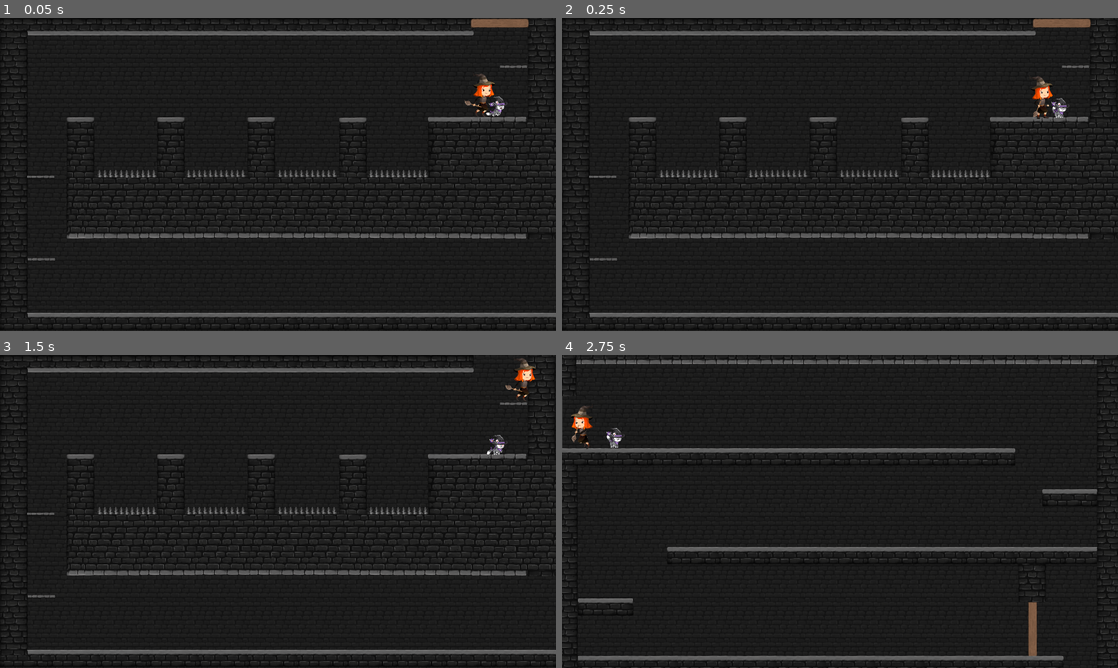
Above: before the commit, frames 1-4 (two rows, left to right).
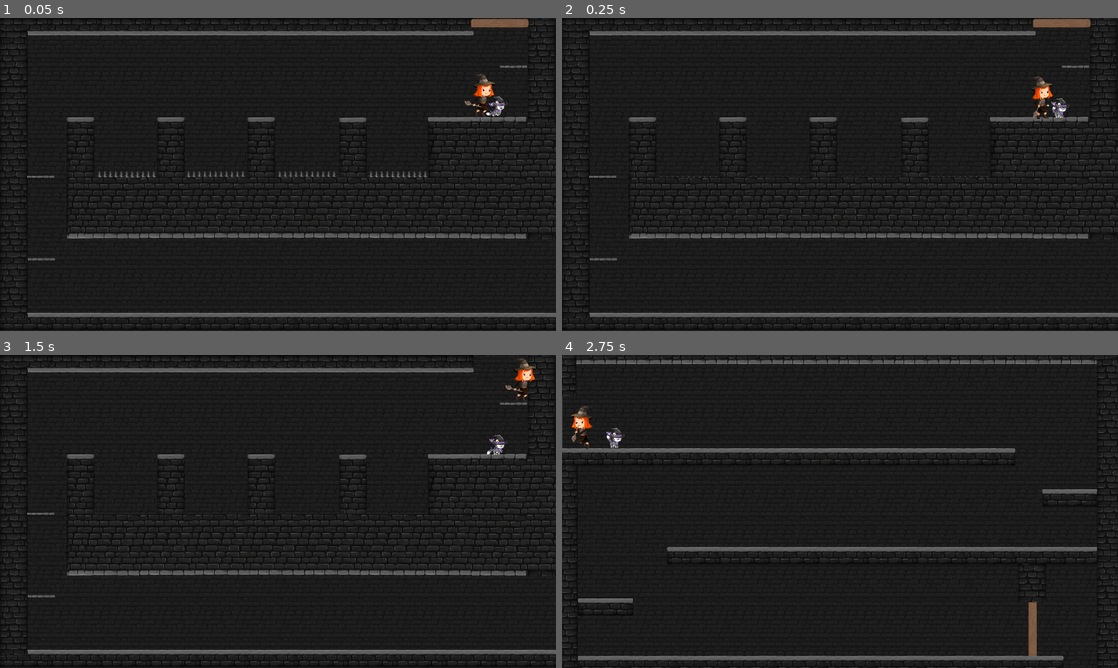
Above: after the commit, the same moments.

Repository: stellar-flame/cauldron
Game: Godot game, scene res://platformer/door1/Scene3.tscn
Two runs of this game, one before a commit and one after it. Both use one fixed random seed, a clock stepped at 60 frames per second and the inputs below. This scene is started directly instead of the project's main scene.
Inputs:
- Up to frame 1 (0.05 s): no input
- Up to frame 2 (0.25 s): no input
- Up to frame 3 (1.5 s): tap Enter (luna_jump) at 0.5, 0.77 s; hold Right (luna_right) from 0.53 s (still down); tap E (luna_attack) at 0.6 s; tap X (stella_paw_attack) at 1.35 s
- Up to frame 4 (2.75 s): tap Enter (luna_jump) at 1.52 s; release Right (luna_right) at 2.03 s; hold Left (luna_left) from 2.03 s (still down); tap E (luna_attack) at 2.1 s

The runs differ from the first frame. In frame 1, 0.2% of the frame differs, in the area x 17-77%, y 48-51%; in frame 2, 0.4%; in frame 3, 0.4%, in the area x 17-77%, y 48-52%; in frame 4, nothing differs.
Error before the commit: Parse Error: Expected indented block after "if" block. (res://platformer/scene_parts/Spikes.gd:42)

Commit message:
Naming Conventions

Diff:
--- a/platformer/characters/luna/Luna.tscn
+++ b/platformer/characters/luna/Luna.tscn
@@ -1,4 +1,4 @@
-[gd_scene load_steps=28 format=3]
+[gd_scene load_steps=28 format=3 uid="uid://c2ehadlrw56to"]
 
 [ext_resource type="Script" path="res://platformer/characters/luna/Luna.gd" id="1_qh012"]
 [ext_resource type="PackedScene" uid="uid://bpr5awoe2ffv" path="res://platformer/characters/luna/Spell.tscn" id="2_8vcsm"]
--- a/platformer/door1/Scene1.gd
+++ b/platformer/door1/Scene1.gd
@@ -1,7 +1,7 @@
 extends Node2D
 
 @export var scene_id = 1
-@onready var exit_control = $Exit_Control
+@onready var exit_control = $ExitControl
 @onready var luna = $Luna
 @onready var stella = $Stella
 
--- a/platformer/door1/Scene1.tscn
+++ b/platformer/door1/Scene1.tscn
@@ -36,7 +36,7 @@
 [sub_resource type="CircleShape2D" id="CircleShape2D_spa2j"]
 radius = 319.006
 
-[node name="Scene_1" type="Node2D"]
+[node name="Scene1" type="Node2D"]
 position = Vector2(0, 1)
 script = ExtResource("1_jxdwe")
 
@@ -89,22 +89,22 @@
 texture = ExtResource("10_7gsmt")
 flip_h = true
 
-[node name="Left_Wall" parent="Scene" instance=ExtResource("7_7nu1t")]
+[node name="LeftWall" parent="Scene" instance=ExtResource("7_7nu1t")]
 position = Vector2(-50, 131)
 metadata/_edit_group_ = true
 
-[node name="TextureRect" parent="Scene/Left_Wall" index="1"]
+[node name="TextureRect" parent="Scene/LeftWall" index="1"]
 offset_left = 14.0
 offset_top = -52.0
 offset_right = 142.0
 offset_bottom = 958.0
 flip_h = true
 
-[node name="Right_Wall" parent="Scene" instance=ExtResource("7_7nu1t")]
+[node name="RightWall" parent="Scene" instance=ExtResource("7_7nu1t")]
 position = Vector2(2487, 84)
 metadata/_edit_group_ = true
 
-[node name="TextureRect" parent="Scene/Right_Wall" index="1"]
+[node name="TextureRect" parent="Scene/RightWall" index="1"]
 offset_left = 9.0
 offset_top = -4.0
 offset_right = 137.0
@@ -158,7 +158,7 @@
 script = ExtResource("18_18unp")
 ghost_scene = ExtResource("19_0dfln")
 
-[node name="Exit_Control" parent="." instance=ExtResource("20_t275g")]
+[node name="ExitControl" parent="." instance=ExtResource("20_t275g")]
 position = Vector2(2572, 1198)
 
 [node name="EnemyZone" type="Area2D" parent="." node_paths=PackedStringArray("enemy")]
@@ -194,5 +194,5 @@
 
 [editable path="Scene/Floating_platform"]
 [editable path="Scene/Wall"]
-[editable path="Scene/Left_Wall"]
-[editable path="Scene/Right_Wall"]
+[editable path="Scene/LeftWall"]
+[editable path="Scene/RightWall"]
--- a/platformer/door1/Scene2.gd
+++ b/platformer/door1/Scene2.gd
@@ -1,8 +1,8 @@
 extends Node2D
 
 @export var scene_id = 2
-@onready var exit_control_top = $Exit_Control_Top
-@onready var exit_control_bottom = $Exit_Control_Bottom
+@onready var exit_control_top = $ExitControlTop
+@onready var exit_control_bottom = $ExitControlBottom
 @onready var luna = $Luna
 @onready var stella = $Stella
 
--- a/platformer/door1/Scene2.tscn
+++ b/platformer/door1/Scene2.tscn
@@ -8,19 +8,19 @@
 [ext_resource type="PackedScene" uid="uid://cb2dvojxoxhol" path="res://platformer/scene_parts/Ceiling.tscn" id="6_c1jup"]
 [ext_resource type="PackedScene" uid="uid://dm5244vs8gaeu" path="res://platformer/scene_parts/Step.tscn" id="7_4my6n"]
 [ext_resource type="PackedScene" path="res://platformer/characters/stella/Stella.tscn" id="8_2jcv3"]
-[ext_resource type="PackedScene" path="res://platformer/characters/luna/Luna.tscn" id="9_ihwy7"]
+[ext_resource type="PackedScene" uid="uid://c2ehadlrw56to" path="res://platformer/characters/luna/Luna.tscn" id="9_ihwy7"]
 
 [sub_resource type="RectangleShape2D" id="RectangleShape2D_08ylh"]
 
-[node name="Scene_2" type="Node2D"]
+[node name="Scene2" type="Node2D"]
 script = ExtResource("1_xcoiv")
 
-[node name="Exit_Control_Top" parent="." instance=ExtResource("2_q6jiv")]
+[node name="ExitControlTop" parent="." instance=ExtResource("2_q6jiv")]
 position = Vector2(0, 292)
 rotation = 3.14159
 scale = Vector2(1, -1)
 
-[node name="Exit_Control_Bottom" parent="." instance=ExtResource("2_q6jiv")]
+[node name="ExitControlBottom" parent="." instance=ExtResource("2_q6jiv")]
 position = Vector2(2188, 1250)
 
 [node name="Scene" type="Node2D" parent="."]
--- a/platformer/door1/Scene3.gd
+++ b/platformer/door1/Scene3.gd
@@ -1,7 +1,7 @@
 extends Node2D
 
 @export var scene_id = 3
-@onready var exit_control_top = $Exit_Control
+@onready var exit_control_top = $ExitControl
 
 
 # Called when the node enters the scene tree for the first time.
--- a/platformer/door1/Scene3.tscn
+++ b/platformer/door1/Scene3.tscn
@@ -6,11 +6,11 @@
 [ext_resource type="PackedScene" path="res://platformer/scene_parts/Wall.tscn" id="4_27n1e"]
 [ext_resource type="PackedScene" uid="uid://5xgfqnw1px4x" path="res://platformer/scene_parts/FloorCeiling.tscn" id="5_cd1js"]
 [ext_resource type="PackedScene" uid="uid://cm5cwh0yun126" path="res://platformer/scene_parts/SimplePlatform.tscn" id="6_yfvcg"]
-[ext_resource type="PackedScene" path="res://platformer/characters/luna/Luna.tscn" id="7_il60q"]
+[ext_resource type="PackedScene" uid="uid://c2ehadlrw56to" path="res://platformer/characters/luna/Luna.tscn" id="7_il60q"]
 [ext_resource type="PackedScene" path="res://platformer/characters/stella/Stella.tscn" id="8_jfk7h"]
 [ext_resource type="PackedScene" uid="uid://b7fx5mrmrtdwq" path="res://platformer/ExitControl.tscn" id="9_bqedk"]
 
-[node name="Scene_3" type="Node2D"]
+[node name="Scene3" type="Node2D"]
 script = ExtResource("1_mrkqe")
 
 [node name="Scene" type="Node2D" parent="."]
@@ -67,7 +67,7 @@
 [node name="Stella" parent="." instance=ExtResource("8_jfk7h")]
 position = Vector2(2294, 392)
 
-[node name="Exit_Control" parent="." instance=ExtResource("9_bqedk")]
+[node name="ExitControl" parent="." instance=ExtResource("9_bqedk")]
 position = Vector2(2294, 3)
 rotation = 4.71239
 
--- a/platformer/scene_parts/Spikes.gd
+++ b/platformer/scene_parts/Spikes.gd
@@ -40,4 +40,4 @@
 
 func _on_body_entered(body):
 	if body.is_in_group("character"):
-a		body.take_damage(5)
+		body.take_damage(5)
Not shown: 1 places in platformer/door1/Scene1.tscn that only renumber resources
